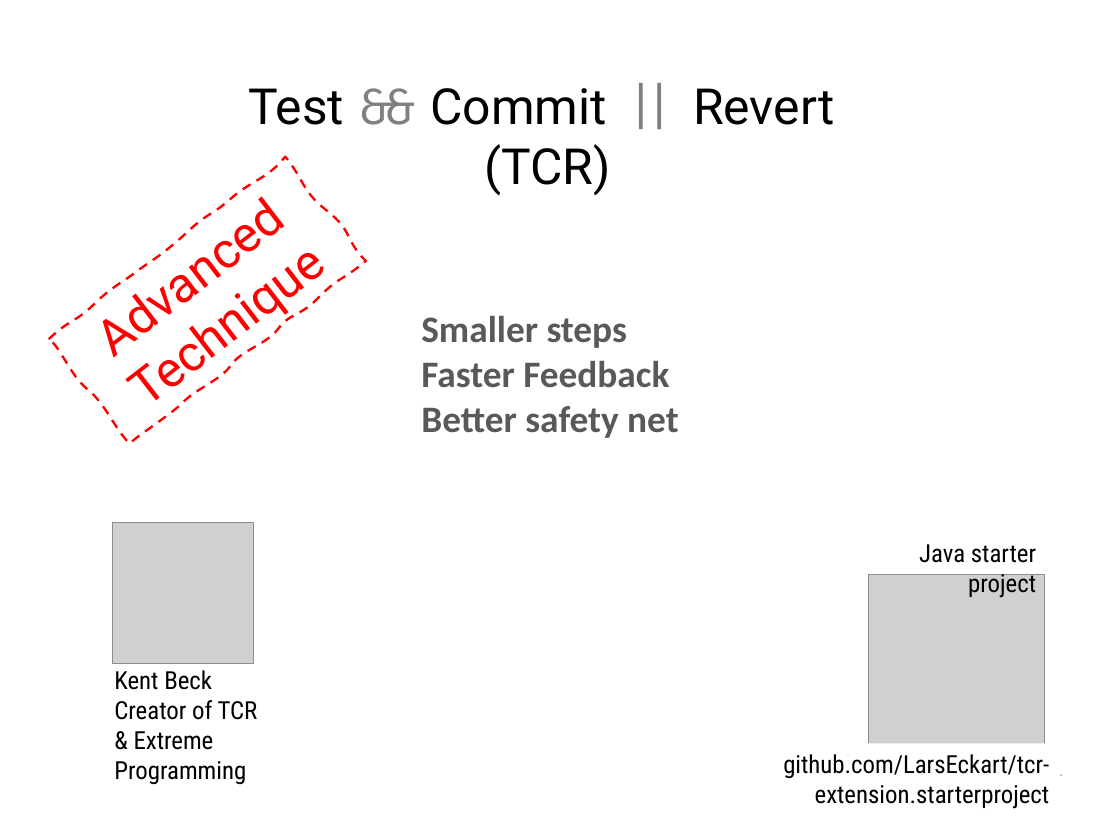
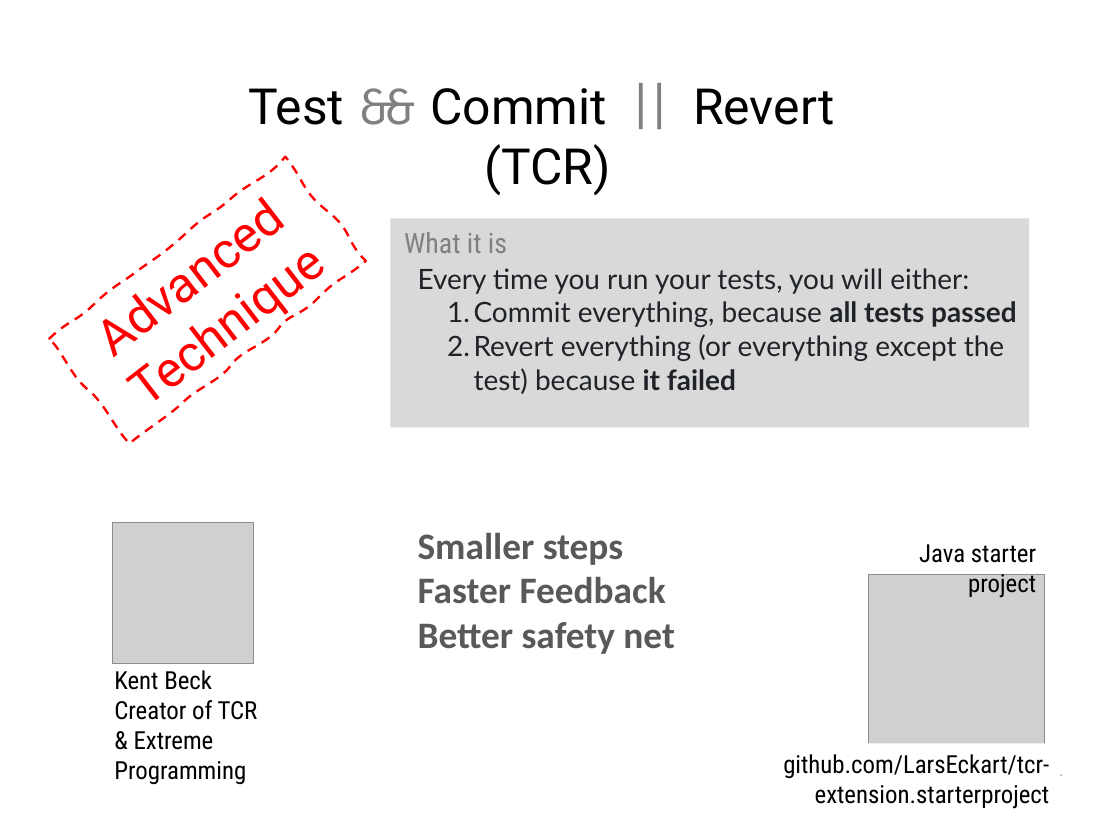
Before and after one commit to LearnWithLlew/Coderetreat.facilitation, a slide deck: slide 13 of Coderetreat - Printouts.pptx. Drawn at 1120x840 pixels with LibreOffice and Linux fonts; fonts in the diff are those of the drawing; grey boxes stand for pictures; background and template pictures are left out. Boxes give left, top, right and bottom in pixels: in the first picture for what was removed or moved away, otherwise in the second. Text is boxed around its words. In the diff, an @@ line names an element or a change of style, - is before the commit and + after.

```diff
--- a/Coderetreat - Printouts.pptx
+++ b/Coderetreat - Printouts.pptx
@@ rectangle added at [391, 218, 1029, 428], fill #D9D9D9 @@
@@ text added at [404, 232, 507, 253], 18 pt, text #808080 @@
+What it is
@@ text added at [418, 268, 1017, 394], 18 pt, text #1F2328 @@
+Every time you run your tests, you will either:
+  1. Commit everything, because all tests passed
+  2. Revert everything (or everything except the test) because it failed
@@ text "Smaller steps": place and size @@
-text "Smaller steps" at [421, 316, 679, 438]
+text "Smaller steps" at [418, 533, 675, 654]
```
Also in this commit, not shown: 11 other slides changed, 1 other file.
